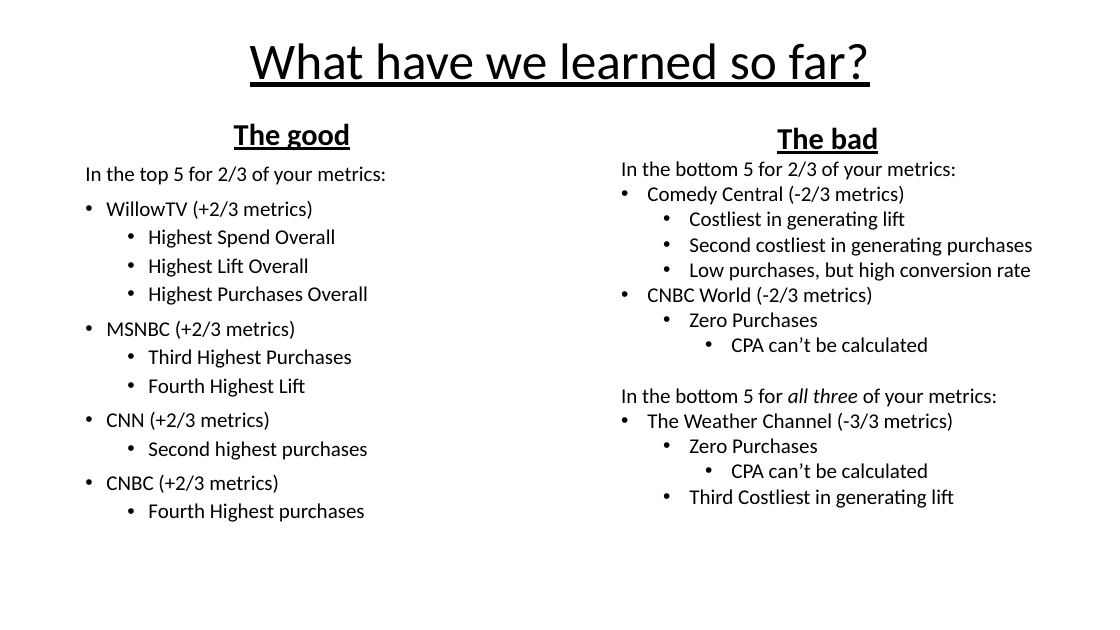
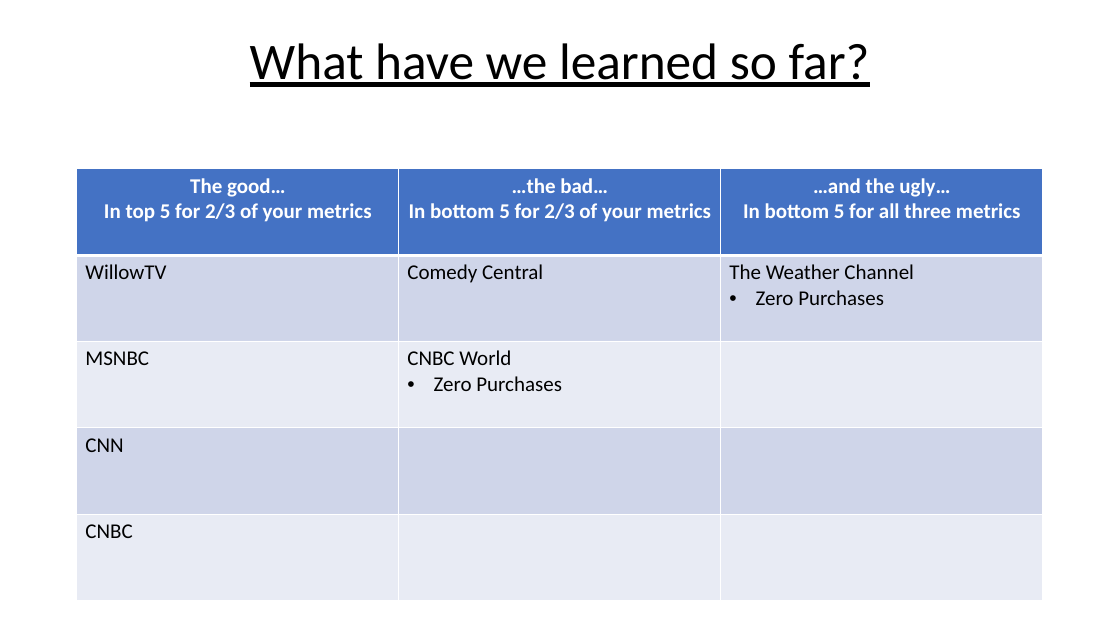
Before and after one commit to papir805/telepulse_ad_campaign_report, a slide deck: slide 8 of companyxyz_presentation.pptx. Drawn at 1120x630 pixels with LibreOffice and Linux fonts; fonts in the diff are those of the drawing. Boxes give left, top, right and bottom in pixels: in the first picture for what was removed or moved away, otherwise in the second. Text is boxed around its words. In the diff, an @@ line names an element or a change of style, - is before the commit and + after.

```diff
--- a/companyxyz_presentation.pptx
+++ b/companyxyz_presentation.pptx
@@ text removed at [85, 123, 386, 522] @@
-The good
-In the top 5 for 2/3 of your metrics:
-• WillowTV (+2/3 metrics)
-  • Highest Spend Overall
-  • Highest Lift Overall
-  • Highest Purchases Overall
-• MSNBC (+2/3 metrics)
-  • Third Highest Purchases
-  • Fourth Highest Lift
-• CNN (+2/3 metrics)
-  • Second highest purchases
-• CNBC (+2/3 metrics)
-  • Fourth Highest purchases
@@ text removed at [621, 127, 1033, 508] @@
-The bad
-In the bottom 5 for 2/3 of your metrics:
-• Comedy Central (-2/3 metrics)
-  • Costliest in generating lift
-  • Second costliest in generating purchases
-  • Low purchases, but high conversion rate
-• CNBC World (-2/3 metrics)
-  • Zero Purchases
-    • CPA can’t be calculated
-In the bottom 5 for all three of your metrics:
-• The Weather Channel (-3/3 metrics)
-  • Zero Purchases
-    • CPA can’t be calculated
-  • Third Costliest in generating lift
@@ table added at [77, 169, 1043, 601], 5 rows, 3 columns @@
+The good… / In top 5 for 2/3 of your metrics | …the bad… / In bottom 5 for 2/3 of your metrics | …and the ugly… / In bottom 5 for all three metrics
+WillowTV | Comedy Central | The Weather Channel / Zero Purchases
+MSNBC | CNBC World / Zero Purchases | 
+CNN |  | 
+CNBC |  | 
```
Also in this commit, not shown: 16 other slides changed, 1 slide added, 1 slide removed, 17 other files.
